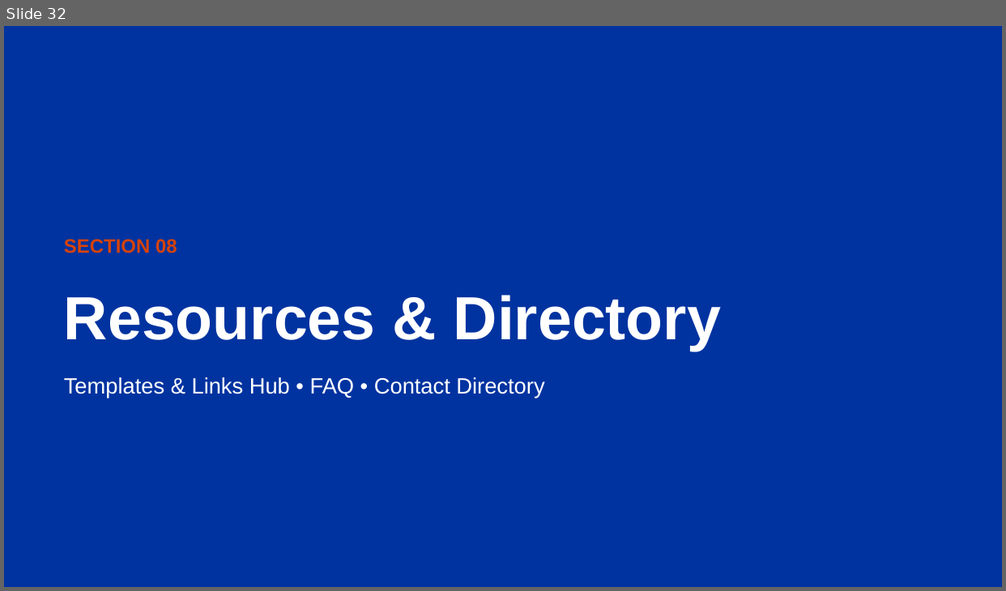
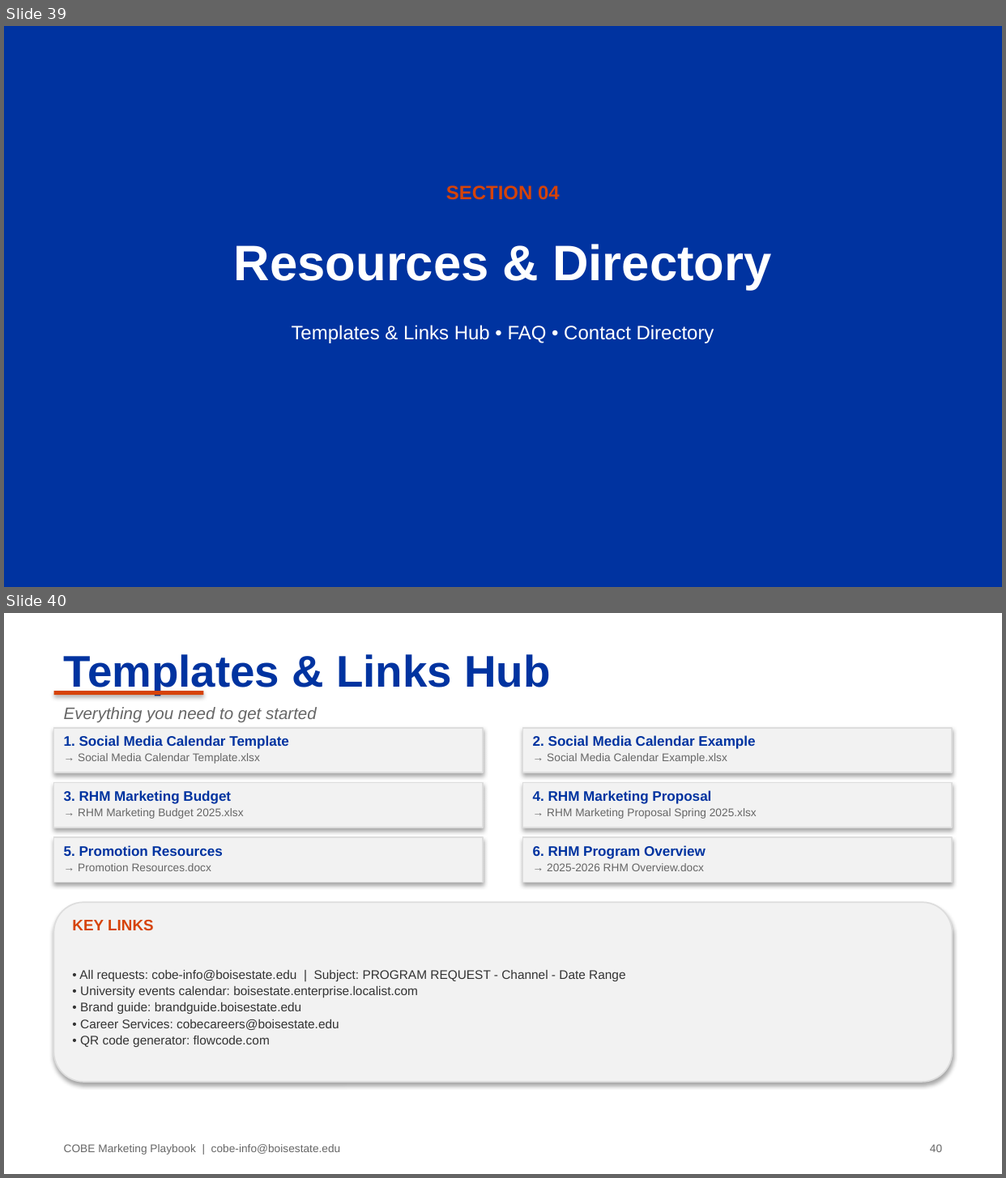
Before and after one commit to BenHowerton/RHM-Marketing-Handbook, a slide deck: COBE Marketing Playbook Updated After Comments.pptx. Shown one above the other, each under a label of ours: slide 32 before the commit, slides 39 and 40 after it. The pictures are 1006x591 and 1006x1178 pixels, drawn with LibreOffice and Linux fonts; fonts in the diff are those of the drawing. Boxes give left, top, right and bottom in pixels: in the first picture for what was removed or moved away, otherwise in the second. Text is boxed around its words. In the diff, an @@ line names an element or a change of style, - is before the commit and + after.

```diff
--- a/COBE Marketing Playbook Updated After Comments.pptx
+++ b/COBE Marketing Playbook Updated After Comments.pptx
@@ slide 40 added at bbox=[4, 613, 1002, 1174], background #FFFFFF @@
@@ text added at bbox=[64, 654, 550, 695], 32 pt, text #0033A0, bold @@
+Templates & Links Hub
@@ rectangle added at bbox=[54, 691, 203, 695], fill #D64309 @@
@@ text added at bbox=[64, 707, 317, 722], 12 pt, text #666666, italic @@
+Everything you need to get started
@@ rectangle added at bbox=[54, 728, 483, 773], fill #F2F2F2, outline #DDDDDD 1 pt, 8 pt, text #666666 @@
+1. Social Media Calendar Template
+→ Social Media Calendar Template.xlsx
@@ rectangle added at bbox=[523, 728, 952, 773], fill #F2F2F2, outline #DDDDDD 1 pt, 8 pt, text #666666 @@
+2. Social Media Calendar Example
+→ Social Media Calendar Example.xlsx
@@ rectangle added at bbox=[54, 782, 483, 828], fill #F2F2F2, outline #DDDDDD 1 pt, 8 pt, text #666666 @@
+3. RHM Marketing Budget
+→ RHM Marketing Budget 2025.xlsx
@@ rectangle added at bbox=[523, 782, 952, 828], fill #F2F2F2, outline #DDDDDD 1 pt, 8 pt, text #666666 @@
+4. RHM Marketing Proposal
+→ RHM Marketing Proposal Spring 2025.xlsx
@@ rectangle added at bbox=[54, 837, 483, 883], fill #F2F2F2, outline #DDDDDD 1 pt, 8 pt, text #666666 @@
+5. Promotion Resources
+→ Promotion Resources.docx
@@ rectangle added at bbox=[523, 837, 952, 883], fill #F2F2F2, outline #DDDDDD 1 pt, 8 pt, text #666666 @@
+6. RHM Program Overview
+→ 2025-2026 RHM Overview.docx
@@ rounded rectangle added at bbox=[54, 902, 952, 1082], fill #F2F2F2, outline #DDDDDD 1 pt, 9 pt, text #333333 @@
+KEY LINKS
+• All requests: cobe-info@boisestate.edu | Subject: PROGRAM REQUEST - Channel - Date Range
+• University events calendar: boisestate.enterprise.localist.com
+• Brand guide: brandguide.boisestate.edu
+• Career Services: cobecareers@boisestate.edu
+• QR code generator: flowcode.com
@@ text added at bbox=[64, 1144, 341, 1155], 8 pt, text #666666 @@
+COBE Marketing Playbook | cobe-info@boisestate.edu
@@ text added at bbox=[930, 1144, 942, 1152], 8 pt, text #666666 @@
+40
@@ what was slide 32 is now slide 39 @@
@@ slide 39 changed as well @@
@@ text "SECTION 04" at bbox=[446, 186, 560, 200]: vertical alignment middle to top @@
@@ text at bbox=[446, 186, 560, 200]: text changed @@
-SECTION 08
+SECTION 04
@@ text "Resources & Directory": place and size @@
-text "Resources & Directory" at bbox=[64, 295, 721, 351]
+text "Resources & Directory" at bbox=[234, 244, 771, 289]
@@ text "Resources & Directory" at bbox=[234, 244, 771, 289]: size 44 to 36 pt; alignment left to centre; vertical alignment middle to top @@
@@ text "Templates & Links Hub • ...": place and size @@
-text "Templates & Links Hub • ..." at bbox=[64, 378, 544, 399]
+text "Templates & Links Hub • ..." at bbox=[292, 325, 714, 344]
@@ text "Templates & Links Hub • ..." at bbox=[292, 325, 714, 344]: size 16 to 14 pt; alignment left to centre; vertical alignment middle to top @@
```
Also in this commit, not shown: 24 other slides changed, 19 other slides added, 12 slides removed.
